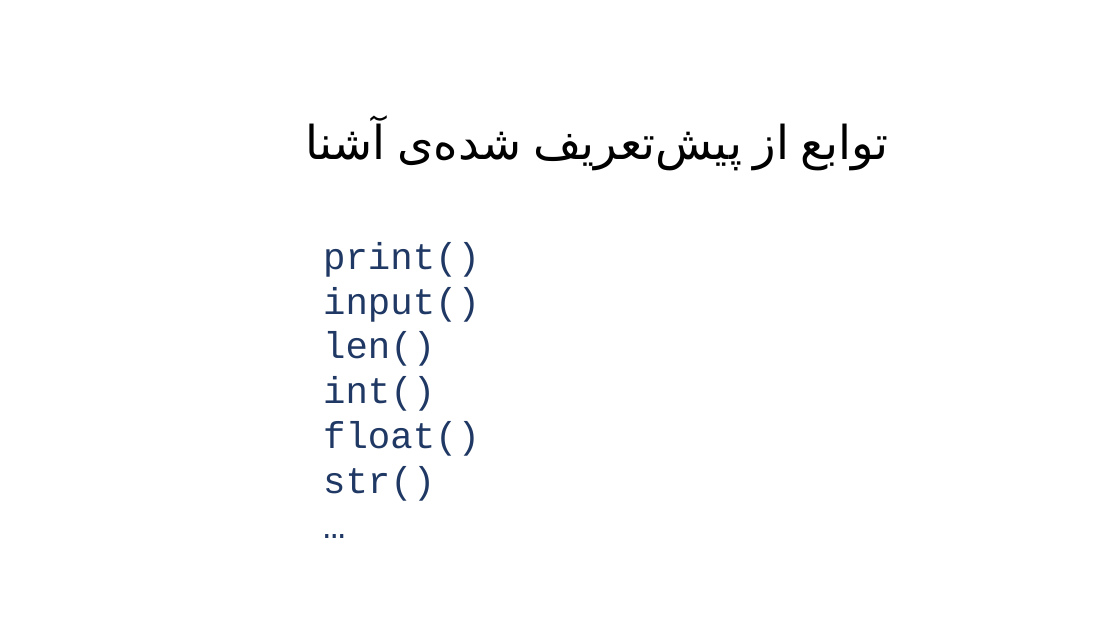
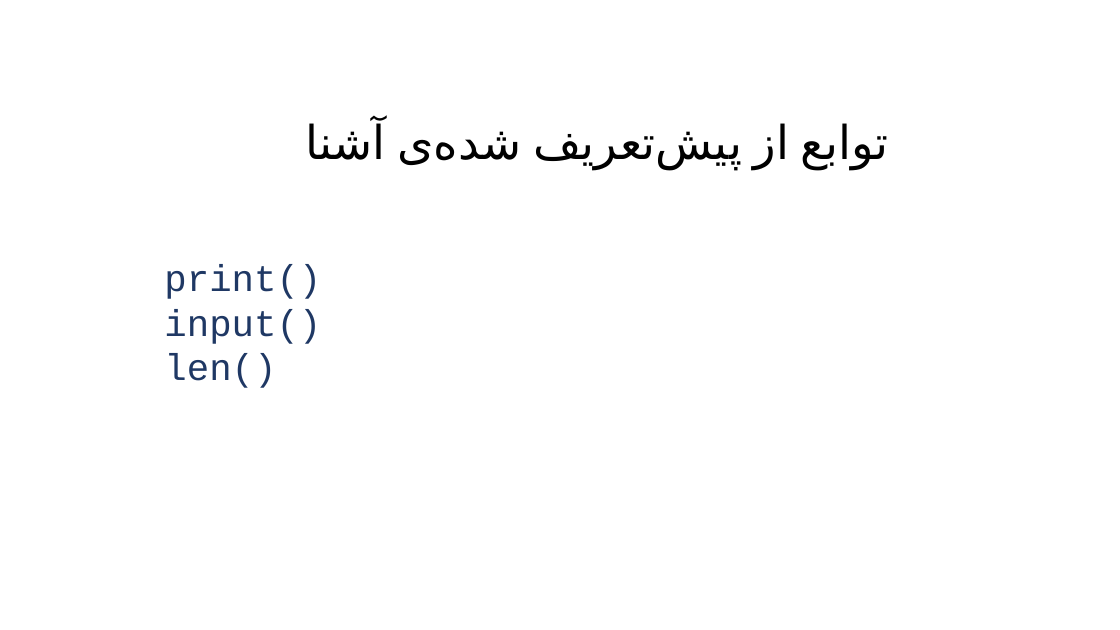
Before and after one commit to mmaleki92/python_teaching, a slide deck: slide 5 of functions/functions_more.pptx (slide 9 before the commit). Drawn at 1120x630 pixels with LibreOffice and Linux fonts; fonts in the diff are those of the drawing. Boxes give left, top, right and bottom in pixels: in the first picture for what was removed or moved away, otherwise in the second. Text is boxed around its words. In the diff, an @@ line names an element or a change of style, - is before the commit and + after.

```diff
--- a/functions/functions_more.pptx
+++ b/functions/functions_more.pptx
@@ text "print()": place and size @@
-text "print()" at bbox=[323, 242, 480, 501]
+text "print()" at bbox=[164, 264, 321, 388]
@@ text at bbox=[323, 377, 480, 501]: paragraphs removed @@
-int()
-float()
-str()
-…
```
Also in this commit, not shown: 9 other slides changed, 14 slides added, 8 slides removed, 3 other files.
